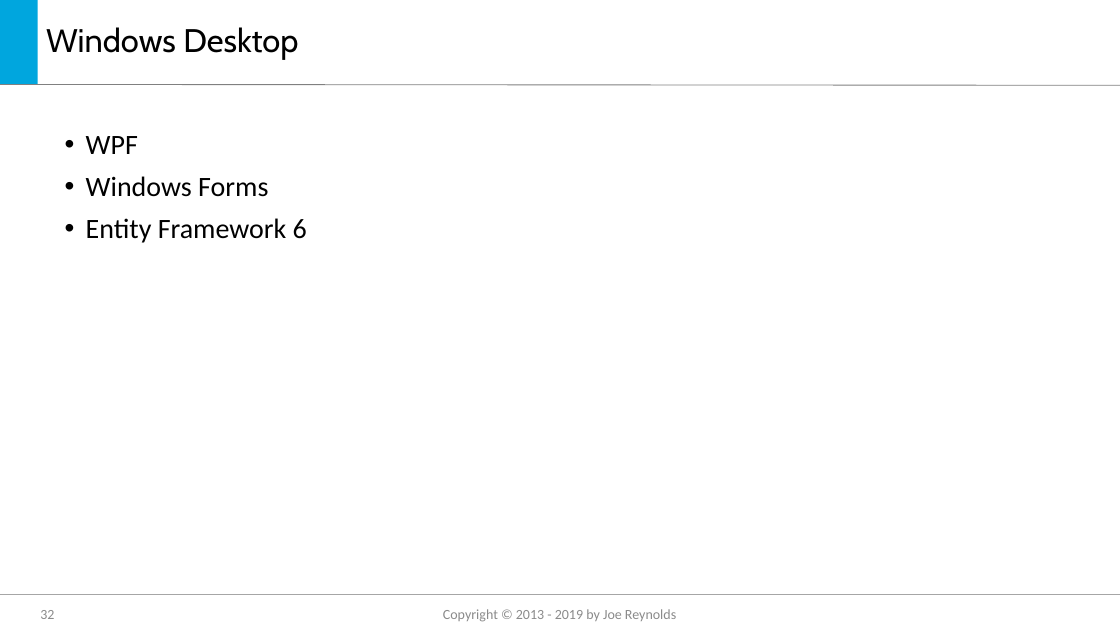
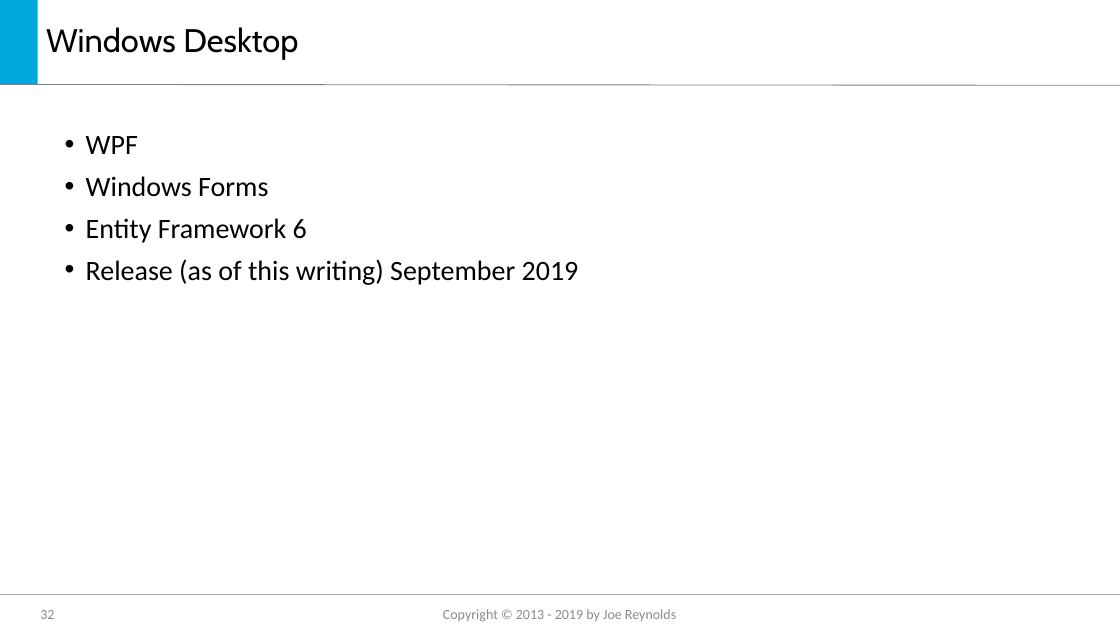
Before and after one commit to jmreynolds/CSharp8, a slide deck: slide 32 of Whats new in C#8.pptx. Drawn at 1120x630 pixels with LibreOffice and Linux fonts; fonts in the diff are those of the drawing; background and template pictures are left out. Boxes give left, top, right and bottom in pixels: in the first picture for what was removed or moved away, otherwise in the second. Text is boxed around its words. In the diff, an @@ line names an element or a change of style, - is before the commit and + after.

Commit message:
added .net core release

```diff
--- a/Whats new in C#8.pptx
+++ b/Whats new in C#8.pptx
@@ text at (86,259,579,285): paragraph added @@
+• Release (as of this writing) September 2019
```
